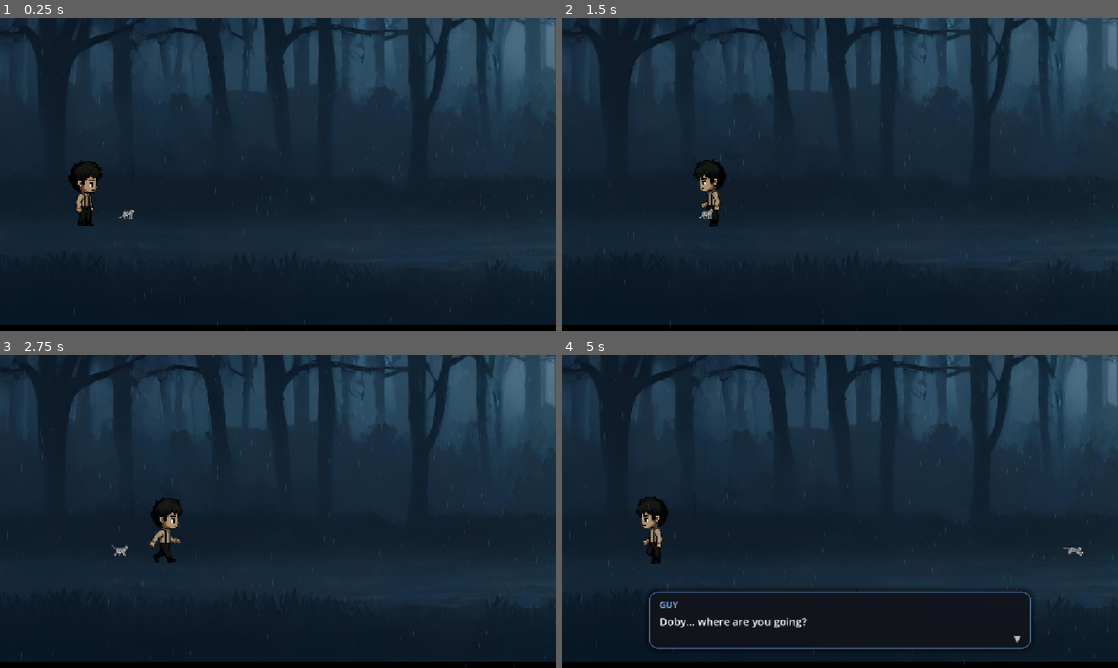
Above: before the commit, frames 1-4 (two rows, left to right).
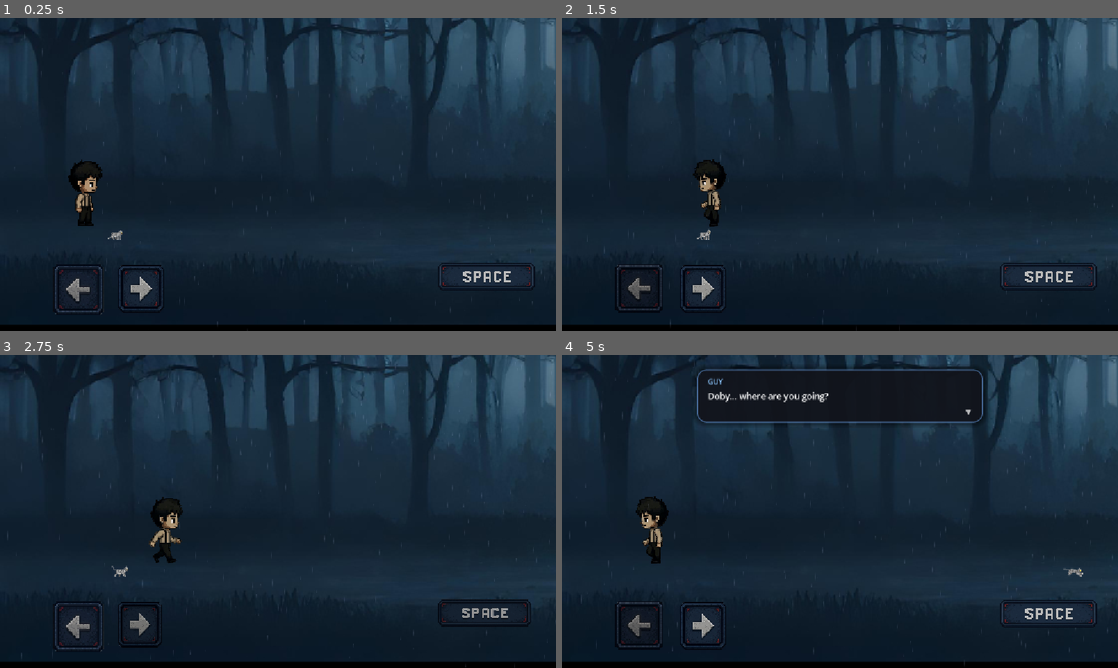
Above: after the commit, the same moments.

Repository: khalilAmustafa/Abyss-of-the-Loss
Game: Godot game, scene res://world.tscn
Same seed, same stepped clock (60 frames per second), same inputs: the game is played once before the commit and once after it. This scene is started directly instead of the project's main scene.
Inputs (mouse positions are in pixels of both pictures, inside the frame that each line leads up to):
- Up to frame 1 (0.25 s): no input
- Up to frame 2 (1.5 s): tap Enter (ui_accept) at 0.5, 0.77, 0.8, 1.07, 1.35 s; move the mouse to (962, 158) at 0.52 s; hold D (move_right) 0.53-1.28 s; hold Space (interact) 0.53-1.28 s; move the mouse to (728, 190) at 1.27 s; hold A (move_left) from 1.28 s (still down)
- Up to frame 3 (2.75 s): tap Enter (ui_accept) at 1.52, 1.82, 2.3 s; tap Space (interact) at 1.55 s; move the mouse to (333, 442) at 2.02 s; release A (move_left) at 2.03 s; hold D (move_right) from 2.03 s (still down); hold Space (interact) from 2.03 s (still down)
- Up to frame 4 (5 s): move the mouse to (812, 574) at 2.77 s; release Space (interact) at 2.78 s; tap Space (interact) at 2.85, 4.35 s; tap Enter (ui_accept) at 3.02, 3.32, 4.52, 4.82 s; move the mouse to (1006, 558) at 3.52 s; release D (move_right) at 3.53 s; hold Enter (ui_accept) 3.53-4.28 s; hold A (move_left) from 3.53 s (still down); move the mouse to (673, 464) at 4.27 s

The runs differ from the first frame. In frame 1, 1.0% of the frame differs, in the area x 9-97%, y 61-95%; in frame 2, 1.0%; in frame 3, 1.1%; in frame 4, 11%, in the area x 9-97%, y 3-95%.

Commit message:
add sound effects

Diff:
--- /dev/null
+++ b/closing.gd
@@ -0,0 +1,85 @@
+extends Control
+
+# Closing scene — shown after the closet event.
+# Fades in, then enables buttons. Hover/click match main_menu.gd exactly.
+
+@onready var play_again_btn: TextureButton = $Buttons/PlayAgainButton
+@onready var main_menu_btn: TextureButton = $Buttons/MainMenuButton
+@onready var quit_btn: TextureButton = $Buttons/QuitButton
+@onready var hover_sound: AudioStreamPlayer = $HoverSound
+@onready var click_sound: AudioStreamPlayer = $ClickSound
+@onready var fade_rect: ColorRect = $FadeRect
+
+
+func _ready() -> void:
+	# Start fully black; buttons disabled until fade-in finishes.
+	fade_rect.color = Color(0, 0, 0, 1)
+	fade_rect.visible = true
+	_set_buttons_enabled(false)
+
+	# Wire button signals.
+	play_again_btn.pressed.connect(_on_play_again)
+	main_menu_btn.pressed.connect(_on_main_menu)
+	quit_btn.pressed.connect(_on_quit)
+
+	# Hover visuals + sounds (same behaviour as main menu).
+	for b in [play_again_btn, main_menu_btn, quit_btn]:
+		b.mouse_entered.connect(_hover.bind(b, true))
+		b.mouse_exited.connect(_hover.bind(b, false))
+		b.focus_entered.connect(_hover.bind(b, true))
+		b.focus_exited.connect(_hover.bind(b, false))
+		b.mouse_entered.connect(_play_hover)
+
+	# On web exports Quit can't close the tab — hide the button.
+	if OS.has_feature("web"):
+		quit_btn.visible = false
+
+	# Fade in over 1.5 s, then enable buttons.
+	var tw := create_tween()
+	tw.tween_property(fade_rect, "color:a", 0.0, 1.5)
+	tw.tween_callback(_on_fade_in_done)
+
+
+# ---- Hover / sound helpers (identical to main_menu.gd) ----
+
+func _hover(btn: TextureButton, on: bool) -> void:
+	btn.self_modulate = Color(1.18, 1.18, 1.18) if on else Color(1, 1, 1)
+
+func _play_hover() -> void:
+	hover_sound.play()
+
+func _play_click() -> void:
+	click_sound.play()
+
+
+# ---- Fade callback ----
+
+func _on_fade_in_done() -> void:
+	_set_buttons_enabled(true)
+	play_again_btn.grab_focus()
+
+
+# ---- Button actions ----
+
+func _on_play_again() -> void:
+	_play_click()
+	await get_tree().create_timer(0.15).timeout
+	get_tree().change_scene_to_file("res://world.tscn")
+
+func _on_main_menu() -> void:
+	_play_click()
+	await get_tree().create_timer(0.15).timeout
+	get_tree().change_scene_to_file("res://main_menu.tscn")
+
+func _on_quit() -> void:
+	_play_click()
+	await get_tree().create_timer(0.15).timeout
+	get_tree().quit()
+
+
+# ---- Helpers ----
+
+func _set_buttons_enabled(enabled: bool) -> void:
+	for b in [play_again_btn, main_menu_btn, quit_btn]:
+		b.disabled = !enabled
+		b.modulate.a = 1.0 if enabled else 0.4
--- /dev/null
+++ b/closing.tscn
@@ -0,0 +1,75 @@
+[gd_scene load_steps=9 format=3]
+
+[ext_resource type="Script" path="res://closing.gd" id="1_script"]
+[ext_resource type="Texture2D" path="res://closing.png" id="2_bg"]
+[ext_resource type="Texture2D" path="res://title_abyss.png" id="3_title"]
+[ext_resource type="Texture2D" path="res://play-again.png" id="4_playagain"]
+[ext_resource type="Texture2D" path="res://main-menu.png" id="5_mainmenu"]
+[ext_resource type="Texture2D" path="res://quit.png" id="6_quit"]
+[ext_resource type="AudioStream" path="res://hover.mp3" id="7_hover"]
+[ext_resource type="AudioStream" path="res://click.mp3" id="8_click"]
+
+[node name="ClosingScene" type="Control"]
+layout_mode = 3
+anchors_preset = 15
+anchor_right = 1.0
+anchor_bottom = 1.0
+script = ExtResource("1_script")
+
+[node name="Bg" type="Sprite2D" parent="."]
+texture_filter = 1
+position = Vector2(576, 324)
+texture = ExtResource("2_bg")
+
+[node name="Title" type="Sprite2D" parent="."]
+texture_filter = 1
+position = Vector2(576, 160)
+scale = Vector2(0.6, 0.6)
+texture = ExtResource("3_title")
+
+[node name="Buttons" type="VBoxContainer" parent="."]
+anchor_left = 0.5
+anchor_top = 0.55
+anchor_right = 0.5
+anchor_bottom = 0.92
+offset_left = -128.0
+offset_right = 128.0
+theme_override_constants/separation = 10
+alignment = 1
+
+[node name="PlayAgainButton" type="TextureButton" parent="Buttons"]
+custom_minimum_size = Vector2(256, 70)
+texture_filter = 1
+size_flags_horizontal = 4
+ignore_texture_size = true
+stretch_mode = 5
+texture_normal = ExtResource("4_playagain")
+
+[node name="MainMenuButton" type="TextureButton" parent="Buttons"]
+custom_minimum_size = Vector2(200, 55)
+texture_filter = 1
+size_flags_horizontal = 4
+ignore_texture_size = true
+stretch_mode = 5
+texture_normal = ExtResource("5_mainmenu")
+
+[node name="QuitButton" type="TextureButton" parent="Buttons"]
+custom_minimum_size = Vector2(160, 50)
+texture_filter = 1
+size_flags_horizontal = 4
+ignore_texture_size = true
+stretch_mode = 5
+texture_normal = ExtResource("6_quit")
+
+[node name="HoverSound" type="AudioStreamPlayer" parent="."]
+stream = ExtResource("7_hover")
+
+[node name="ClickSound" type="AudioStreamPlayer" parent="."]
+stream = ExtResource("8_click")
+
+[node name="FadeRect" type="ColorRect" parent="."]
+anchors_preset = 15
+anchor_right = 1.0
+anchor_bottom = 1.0
+mouse_filter = 2
+color = Color(0, 0, 0, 1)
--- a/dialog_box.gd
+++ b/dialog_box.gd
@@ -8,6 +8,7 @@
 @onready var speaker_label: Label = $Box/Margin/VBox/Speaker
 @onready var body_label: Label = $Box/Margin/VBox/Body
 @onready var arrow: Label = $Box/Arrow
+@onready var typing_sound: AudioStreamPlayer = $TypingSound
 
 @export var chars_per_second := 35.0
 
@@ -30,12 +31,16 @@
 	_auto_hide = auto_hide_seconds
 	arrow.visible = false
 	_hide_token += 1  # cancel any pending auto-hide from a previous line
+	if typing_sound.stream:
+		typing_sound.stream.loop = true
+		typing_sound.play()
 
 func hide_box() -> void:
 	box.visible = false
 	_typing = false
 	arrow.visible = false
 	_hide_token += 1
+	typing_sound.stop()
 
 func _process(delta: float) -> void:
 	if _typing:
@@ -44,6 +49,7 @@
 		if body_label.visible_characters >= body_label.get_total_character_count():
 			body_label.visible_characters = -1  # reveal all
 			_typing = false
+			typing_sound.stop()
 			arrow.visible = true
 			if _auto_hide > 0.0:
 				_start_auto_hide(_auto_hide)
--- a/dialog_box.tscn
+++ b/dialog_box.tscn
@@ -1,6 +1,7 @@
-[gd_scene load_steps=3 format=3]
+[gd_scene load_steps=4 format=3]
 
 [ext_resource type="Script" path="res://dialog_box.gd" id="1_dlg"]
+[ext_resource type="AudioStream" path="res://typing.mp3" id="2_typing"]
 
 [sub_resource type="StyleBoxFlat" id="StyleBoxFlat_box"]
 bg_color = Color(0.07, 0.08, 0.11, 0.9)
@@ -21,13 +22,11 @@
 script = ExtResource("1_dlg")
 
 [node name="Box" type="Panel" parent="."]
-anchor_top = 1.0
 anchor_right = 1.0
-anchor_bottom = 1.0
-offset_left = 180.0
-offset_top = -158.0
-offset_right = -180.0
-offset_bottom = -40.0
+offset_left = 280.0
+offset_top = 30.0
+offset_right = -280.0
+offset_bottom = 140.0
 theme_override_styles/panel = SubResource("StyleBoxFlat_box")
 
 [node name="Margin" type="MarginContainer" parent="Box"]
@@ -43,12 +42,12 @@
 
 [node name="Speaker" type="Label" parent="Box/Margin/VBox"]
 theme_override_colors/font_color = Color(0.55, 0.78, 1, 1)
-theme_override_font_sizes/font_size = 18
+theme_override_font_sizes/font_size = 15
 text = "DOBY"
 
 [node name="Body" type="Label" parent="Box/Margin/VBox"]
 size_flags_vertical = 3
-theme_override_font_sizes/font_size = 22
+theme_override_font_sizes/font_size = 18
 text = "..."
 autowrap_mode = 3
 
@@ -61,5 +60,8 @@
 offset_top = -34.0
 offset_right = -12.0
 offset_bottom = -8.0
-theme_override_font_sizes/font_size = 18
+theme_override_font_sizes/font_size = 15
 text = "▼"
+
+[node name="TypingSound" type="AudioStreamPlayer" parent="."]
+stream = ExtResource("2_typing")
--- a/house.gd
+++ b/house.gd
@@ -191,6 +191,15 @@
 	closet_label.visible = false
 	_play_closet_sounds()
 	print("Closet opened... the truth is revealed.")
+	# --- Closing-scene transition ---
+	await get_tree().create_timer(5.0).timeout       # wait 5 seconds
+	var fade := get_node_or_null("ClosingFade/FadeRect") as ColorRect
+	if fade:
+		fade.visible = true
+		var tw := create_tween()
+		tw.tween_property(fade, "color:a", 1.0, 2.0)  # fade to black over 2 s
+		await tw.finished
+	get_tree().change_scene_to_file("res://closing.tscn")
 
 
 func _play_closet_sounds() -> void:
--- a/house.tscn
+++ b/house.tscn
@@ -14,6 +14,7 @@
 [ext_resource type="AudioStream" path="res://open_closet.mp3" id="12_openc"]
 [ext_resource type="AudioStream" path="res://enter_house.mp3" id="13_enter"]
 [ext_resource type="AudioStream" path="res://light-switch-on.mp3" id="14_switch"]
+[ext_resource type="PackedScene" path="res://touch_controls.tscn" id="15_touch"]
 
 [sub_resource type="RectangleShape2D" id="RectangleShape2D_0l6dv"]
 size = Vector2(188, 948)
@@ -187,3 +188,15 @@
 
 [node name="LightSwitchSound" type="AudioStreamPlayer" parent="."]
 stream = ExtResource("14_switch")
+
+[node name="ClosingFade" type="CanvasLayer" parent="."]
+layer = 100
+
+[node name="FadeRect" type="ColorRect" parent="ClosingFade"]
+visible = false
+anchors_preset = 15
+anchor_right = 1.0
+anchor_bottom = 1.0
+color = Color(0, 0, 0, 0)
+
+[node name="TouchControls" parent="." instance=ExtResource("15_touch")]
--- /dev/null
+++ b/touch_controls.gd
@@ -0,0 +1,40 @@
+extends CanvasLayer
+
+# On-screen control overlay — always visible on all platforms.
+# Acts as both touch/click buttons AND visual keyboard indicators.
+# Visual state is driven by the actual input action state, so it
+# reacts identically to touch, mouse click, and keyboard.
+
+@onready var btn_left: TouchScreenButton = $Left
+@onready var btn_right: TouchScreenButton = $Right
+@onready var btn_space: TouchScreenButton = $Space
+
+# Visual constants — keep pixel-perfect, no glow, no blur.
+const NORMAL_SCALE := Vector2(0.25, 0.25)
+const PRESSED_SCALE := Vector2(0.24, 0.24)   # 0.25 × 0.96
+const NORMAL_COLOR := Color(1, 1, 1)
+const PRESSED_COLOR := Color(0.78, 0.78, 0.78)
+
+
+func _ready() -> void:
+	# The Space button natively fires "ui_accept" via its action property.
+	# Some scripts also check "interact", so mirror it manually.
+	btn_space.pressed.connect(func(): Input.action_press("interact"))
+	btn_space.released.connect(func(): Input.action_release("interact"))
+
+
+func _process(_delta: float) -> void:
+	# Update every button's look based on whether its action is active
+	# right now — regardless of input source (keyboard, touch, or click).
+	_update_visual(btn_left,  Input.is_action_pressed("move_left"))
+	_update_visual(btn_right, Input.is_action_pressed("move_right"))
+	_update_visual(btn_space, Input.is_action_pressed("ui_accept") or Input.is_action_pressed("interact"))
+
+
+func _update_visual(btn: TouchScreenButton, active: bool) -> void:
+	if active:
+		btn.modulate = PRESSED_COLOR
+		btn.scale = PRESSED_SCALE
+	else:
+		btn.modulate = NORMAL_COLOR
+		btn.scale = NORMAL_SCALE
--- /dev/null
+++ b/touch_controls.tscn
@@ -0,0 +1,33 @@
+[gd_scene load_steps=5 format=3]
+
+[ext_resource type="Script" path="res://touch_controls.gd" id="1_touch"]
+[ext_resource type="Texture2D" path="res://left.png" id="2_left"]
+[ext_resource type="Texture2D" path="res://right.png" id="3_right"]
+[ext_resource type="Texture2D" path="res://space.png" id="4_space"]
+
+[node name="TouchControls" type="CanvasLayer"]
+layer = 50
+script = ExtResource("1_touch")
+
+[node name="Left" type="TouchScreenButton" parent="."]
+position = Vector2(100, 500)
+scale = Vector2(0.25, 0.25)
+texture_normal = ExtResource("2_left")
+texture_filter = 1
+action = "move_left"
+passby_press = true
+
+[node name="Right" type="TouchScreenButton" parent="."]
+position = Vector2(230, 500)
+scale = Vector2(0.25, 0.25)
+texture_normal = ExtResource("3_right")
+texture_filter = 1
+action = "move_right"
+passby_press = true
+
+[node name="Space" type="TouchScreenButton" parent="."]
+position = Vector2(900, 500)
+scale = Vector2(0.25, 0.25)
+texture_normal = ExtResource("4_space")
+texture_filter = 1
+action = "ui_accept"
--- a/world.tscn
+++ b/world.tscn
@@ -7,9 +7,10 @@
 [ext_resource type="Script" uid="uid://c7bm6bdvjry66" path="res://DoorArea.gd" id="5_dwbse"]
 [ext_resource type="Script" uid="uid://byia5k5j0agym" path="res://world.gd" id="6_world"]
 [ext_resource type="PackedScene" path="res://dialog_box.tscn" id="7_dlg"]
-[ext_resource type="AudioStream" path="res://rain.mp3" id="8_rain"]
+[ext_resource type="AudioStream" uid="uid://btekaetikmnn3" path="res://rain.mp3" id="8_rain"]
 [ext_resource type="PackedScene" path="res://rain_overlay.tscn" id="9_weather"]
-[ext_resource type="AudioStream" path="res://walk_outside.mp3" id="10_walk"]
+[ext_resource type="AudioStream" uid="uid://drncdk7qp0li1" path="res://walk_outside.mp3" id="10_walk"]
+[ext_resource type="PackedScene" path="res://touch_controls.tscn" id="11_touch"]
 
 [sub_resource type="RectangleShape2D" id="RectangleShape2D_tlwt5"]
 size = Vector2(1836, 80)
@@ -46,7 +47,7 @@
 shape = SubResource("RectangleShape2D_tlwt5")
 
 [node name="cat" parent="." unique_id=1677464612 instance=ExtResource("3_tlwt5")]
-position = Vector2(190, 513)
+position = Vector2(174, 542)
 player_path = NodePath("../player")
 
 [node name="FloatingLabel" type="Label" parent="." unique_id=832254425]
@@ -82,13 +83,15 @@
 position = Vector2(1445, 382)
 shape = SubResource("RectangleShape2D_pkg7o")
 
-[node name="DialogBox" parent="." instance=ExtResource("7_dlg")]
+[node name="DialogBox" parent="." unique_id=1794819577 instance=ExtResource("7_dlg")]
 
-[node name="RainSound" type="AudioStreamPlayer" parent="."]
+[node name="RainSound" type="AudioStreamPlayer" parent="." unique_id=1513478862]
 stream = ExtResource("8_rain")
 volume_db = -10.0
 
-[node name="WeatherLayer" parent="." instance=ExtResource("9_weather")]
+[node name="WeatherLayer" parent="." unique_id=1489169407 instance=ExtResource("9_weather")]
+
+[node name="TouchControls" parent="." instance=ExtResource("11_touch")]
 
 [connection signal="timeout" from="CanvasLayer/Timer" to="CanvasLayer" method="_on_timer_timeout"]
 [connection signal="body_entered" from="DoorArea" to="DoorArea" method="_on_body_entered"]
Not shown, added: closing.gd.uid
Binary file added: closing.png
Not shown, added: closing.png.import
Not shown: 1 places in house.tscn that only renumber resources
Binary file added: left.png
Not shown, added: left.png.import
Binary file added: main-menu.png
Not shown, added: main-menu.png.import
Binary file added: play-again.png
Not shown, added: play-again.png.import
Binary file added: quit.png
Not shown, added: quit.png.import
(and 8 more such lines)
